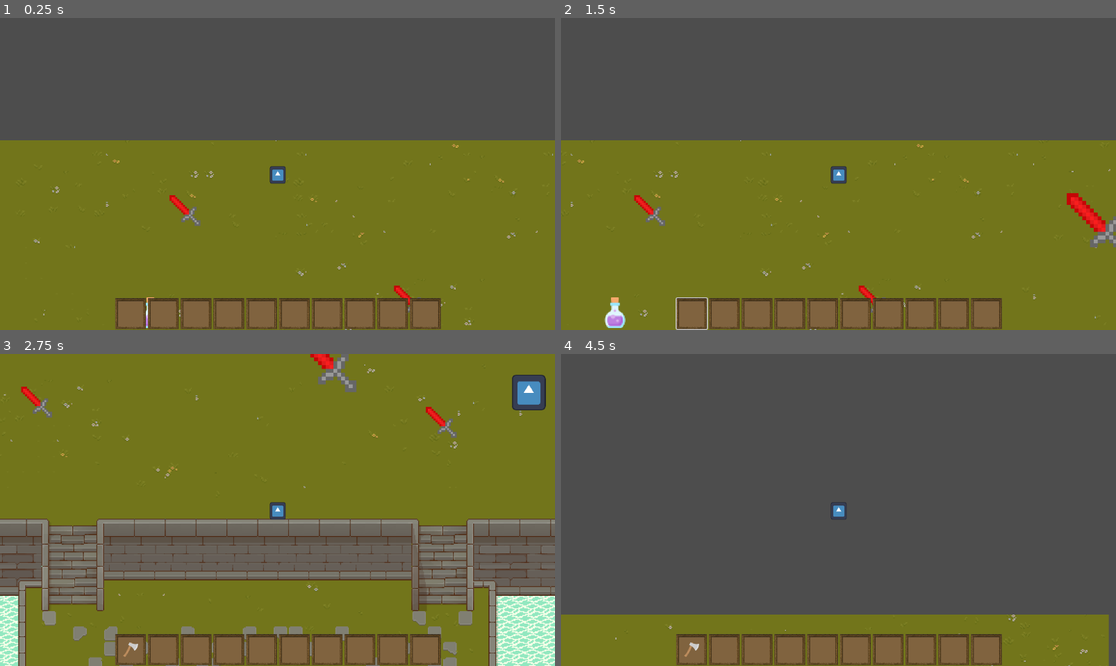
Above: before the commit, frames 1-4 (two rows, left to right).
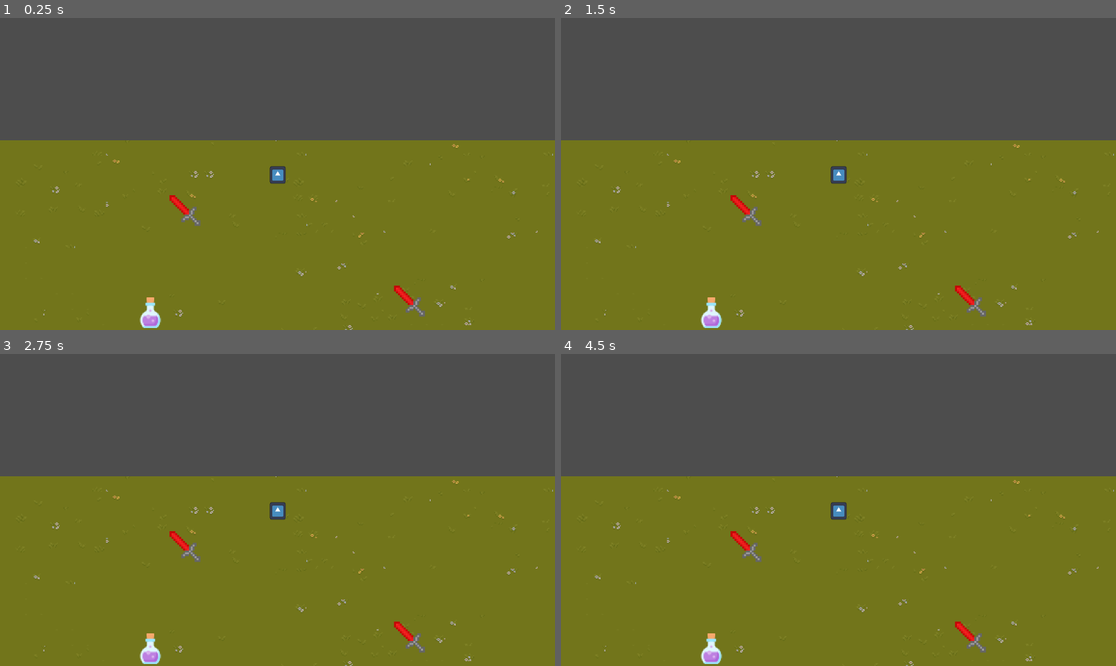
Above: after the commit, the same moments.

Repository: Paquito257/Gratos
Game: Godot game, scene res://Maps/Test_map.tscn
Two runs of this game, one before a commit and one after it. Both use one fixed random seed, a clock stepped at 60 frames per second and the inputs below. The engine's default icon, where the game draws it, is replaced by a stand-in: a white triangle on a blue panel in a dark square.
Inputs (mouse positions are in pixels of both pictures, inside the frame that each line leads up to):
- Up to frame 1 (0.25 s): no input
- Up to frame 2 (1.5 s): click (694, 314) at 0.52 s; tap Enter (ui_accept) at 1.25 s; hold D (ui_right) from 1.28 s (still down); tap Backspace (delete) at 1.35 s
- Up to frame 3 (2.75 s): tap Enter (ui_accept) at 1.52, 2.27 s; tap Q (soltar) at 1.55, 2.1 s; release D (ui_right) at 2.03 s; hold S (ui_down) from 2.03 s (still down); tap U (usar) at 2.3 s
- Up to frame 4 (4.5 s): release S (ui_down) at 2.78 s; hold D (ui_right) 2.78-3.53 s; tap U (usar) at 2.85 s; tap Backspace (delete) at 3.05, 3.6 s; hold W (ui_up) 3.53-4.28 s; tap Enter (ui_accept) at 3.77 s; tap Q (soltar) at 3.8, 4.35 s; hold A (ui_left) from 4.28 s (still down)

The runs differ from the first frame. In frame 1, 5.6% of the frame differs, in the area x 20-80%, y 89-100%; in frame 2, 7.4%; in frame 3, 72%, in the area x 0-100%, y 0-100%; in frame 4, 50%.

Commit message:
comments added

Diff:
--- a/Gratos-1/Characters/RPG_character.gd
+++ b/Gratos-1/Characters/RPG_character.gd
@@ -3,10 +3,11 @@
 @export var mov_speed: float
 func _ready():
 	pass
-	#set_multiplayer_authority(name.to_int())
+	set_multiplayer_authority(name.to_int())
 
 func _physics_process(delta):
-	#if is_multiplayer_authority():
+	if is_multiplayer_authority():
+		$inventario.visible = true # Esto es para que el inventario solo sea visible por el propietario
 		var directionx = Input.get_axis("ui_left", "ui_right")
 		var directiony = Input.get_axis("ui_up","ui_down")
 
@@ -21,3 +22,5 @@
 			velocity.y = move_toward(velocity.y, 0, 128)
 
 		move_and_slide()
+	else:
+		$inventario.visible = false # Aqui se oculta para que los oros players no lo vean
--- a/Gratos-1/Characters/RPG_character.tscn
+++ b/Gratos-1/Characters/RPG_character.tscn
@@ -38,3 +38,4 @@
 zoom = Vector2(2, 2)
 
 [node name="inventario" parent="." instance=ExtResource("3_1bgv4")]
+visible = false
--- a/Gratos-1/inventory/election.gd
+++ b/Gratos-1/inventory/election.gd
@@ -2,6 +2,7 @@
 
 signal  election(old:Node,new:Node)
 var active = false
+# Instancias de los objetos a intercambiar cuando se tenga ya un objeto que es unico en el inventario
 var oldM
 var newM
 # Called when the node enters the scene tree for the first time.
@@ -11,6 +12,7 @@
 
 # Called every frame. 'delta' is the elapsed time since the previous frame.
 func _process(delta: float) -> void:
+	# Si el boton esta activo se obtiene los datos del objeto del inventario y son intercambiados por el nuevo
 	if active:
 		var old_id = oldM.get_parent().item['id']
 		var old_img = oldM.icon
@@ -32,12 +34,12 @@
 	newM = new
 
 
-
+# Si elige quedarse con el mismo objeto unicamente se esconde el nael de opciones
 func _on_old_button_up() -> void:
 	$old.icon = null
 	$new.icon = null
 	visible = false
 
-
+# Si elige cambiar el objeto se activa el boton
 func _on_new_button_up() -> void:
 	active = true
--- a/Gratos-1/inventory/items/item_1.gd
+++ b/Gratos-1/inventory/items/item_1.gd
@@ -65,14 +65,17 @@
 					if i.item['id'] == 3: # Si el slot esta ocupado y es un objeto especial directamente envia un warning
 						if id_item == i.item['id']:
 							var container = body.get_node("inventario/Election")
-							container.visible = true
+							container.visible = true # se hace visible el panel para la elección
 							body.get_node("inventario/bg").visible = true
+
+							# se obtienen los nodos que se mostraran para que el usuario elija
 							var old = body.get_node("inventario/Election/old")
 							var new = body.get_node("inventario/Election/new")
 							old.icon = button.icon
 							new.icon = image
+							# Se envian al script del panel para realizar el cambio
 							container.emit_signal("election",button,$".")
-							body.get_node("inventario/time2").start()
+							body.get_node("inventario/time2").start() # se inicia un contador de 2 segundos para esperar que el usuario decido sino se oculta todo
 							return
 			if not body.get_node("inventario/Election").visible:
 				body.get_node("inventario/bg").visible = true
--- a/Gratos-1/inventory/slot.gd
+++ b/Gratos-1/inventory/slot.gd
@@ -10,16 +10,17 @@
 ## Called every frame. 'delta' is the elapsed time since the previous frame.
 func _process(delta: float) -> void:
 
-
-		if active and Input.is_action_just_pressed("delete") and item["id"] != null:
-			var map = get_parent().get_parent().get_parent().get_parent()
-			var player = get_parent().get_parent().get_parent()
-			var dropitem = preload("res://inventory/items/item1.tscn").instantiate()
-			dropitem.image = $Button.icon
-			dropitem.id_item = item["id"]
-			dropitem.get_child(0).text = $Button.get_child(0).text
-			dropitem.position = Vector2(player.position[0] + 10, player.position[1] + 10)
-			map.add_child(dropitem)
+		# Si el usuario desea vaciar un slot debe seleccionar uno, esto activara al botón y si presiona backspace se botara el objeto al mapa
+		if active and Input.is_action_just_pressed("delete") and item["id"] != null: # por supuesto el slot debe estar lleno
+			var map = get_parent().get_parent().get_parent().get_parent() # obtenemos al mapa ( si se puede hacer mejoralo)
+			var player = get_parent().get_parent().get_parent() # se obtiene el nodo del jugador
+			var dropitem = preload("res://inventory/items/item1.tscn").instantiate() # se instancia un item nuevo para vacial el slot
+			dropitem.image = $Button.icon # se le coloca la misma imagen
+			dropitem.id_item = item["id"] # Y también el mismo ID y sus caracteristicas
+			dropitem.get_child(0).text = $Button.get_child(0).text # le colocamos la misma cantidad de items que tenga en el inventario
+			dropitem.position = Vector2(player.position[0] + 10, player.position[1] + 10) # se ubica a la esquina derecha del player
+			map.add_child(dropitem) # se añade el item al mapa
+			# Se limpia el slot y después se desactiva el boton
 			$Button.icon = null
 			item = {"id": null}
 			$Button.get_child(0).text = ""
@@ -27,7 +28,7 @@
 			$Button.queue_redraw()
 			active = false
 
-
+		# Si el usuario solo desea soltar un objeto solo debe presionar q con el boton activado
 		elif active and Input.is_action_just_pressed("soltar") and item["id"] != null:
 			var map = get_parent().get_parent().get_parent().get_parent()
 			var player = get_parent().get_parent().get_parent()
@@ -37,6 +38,7 @@
 			dropitem.get_child(0).text = ""
 			dropitem.position = Vector2(player.position[0] + 10, player.position[1] + 10)
 			map.add_child(dropitem)
+			# El proceso es el mismo solo que en este caso el objeto es instanciado uno a uno y se le va restando del inventario solo que si se queda sin ese obejtos se vacia el slot
 			if $Button.get_child(0).text.to_int() - 1 == 1:
 				$Button.get_child(0).text = ""
 				$Button.queue_redraw()
@@ -51,17 +53,30 @@
 				$Button.get_child(0).text = str($Button.get_child(0).text.to_int() - 1)
 				$Button.queue_redraw()
 
+		# Para el uso del item se conserva la misma logica del anterior con la diferencia que este modificara las stats del jugador
+		elif active and Input.is_action_just_pressed("usar") and item["id"] == 2:
+			if $Button.get_child(0).text.to_int() - 1 == 1:
+				$Button.get_child(0).text = ""
+				$Button.queue_redraw()
+			elif ($Button.get_child(0).text.to_int() - 1 < 1):
+				$Button.icon = null
+				item = {"id": null}
+				$Button.get_child(0).text = ""
+				$Button.queue_redraw()
+				$Button.release_focus()
+				active = false
+			else:
+				$Button.get_child(0).text = str($Button.get_child(0).text.to_int() - 1)
+				$Button.queue_redraw()
 
-		elif active and Input.is_action_just_pressed("use") and item["id"] == 2:
-			pass
-
+# Si el botón es activado los demás serán desactivados
 func _on_button_button_up() -> void:
 	for i in get_parent().get_children():
 		i.active = false
 	active = true
 
 
-
+# Si un atajo es cliqueado el botón es activado y los demás desactivados
 func _on_button_pressed() -> void:
 	for i in get_parent().get_children():
 		i.active = false
